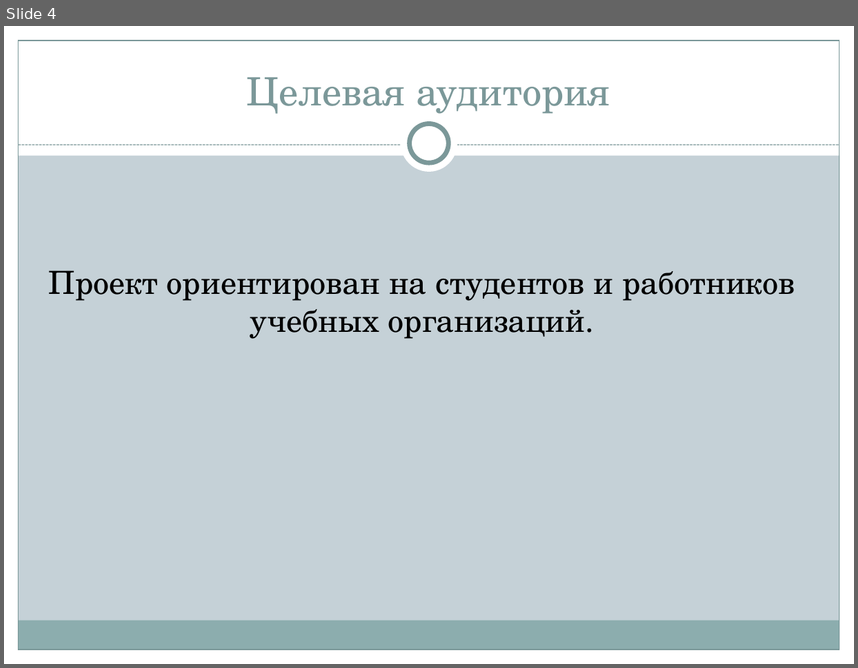
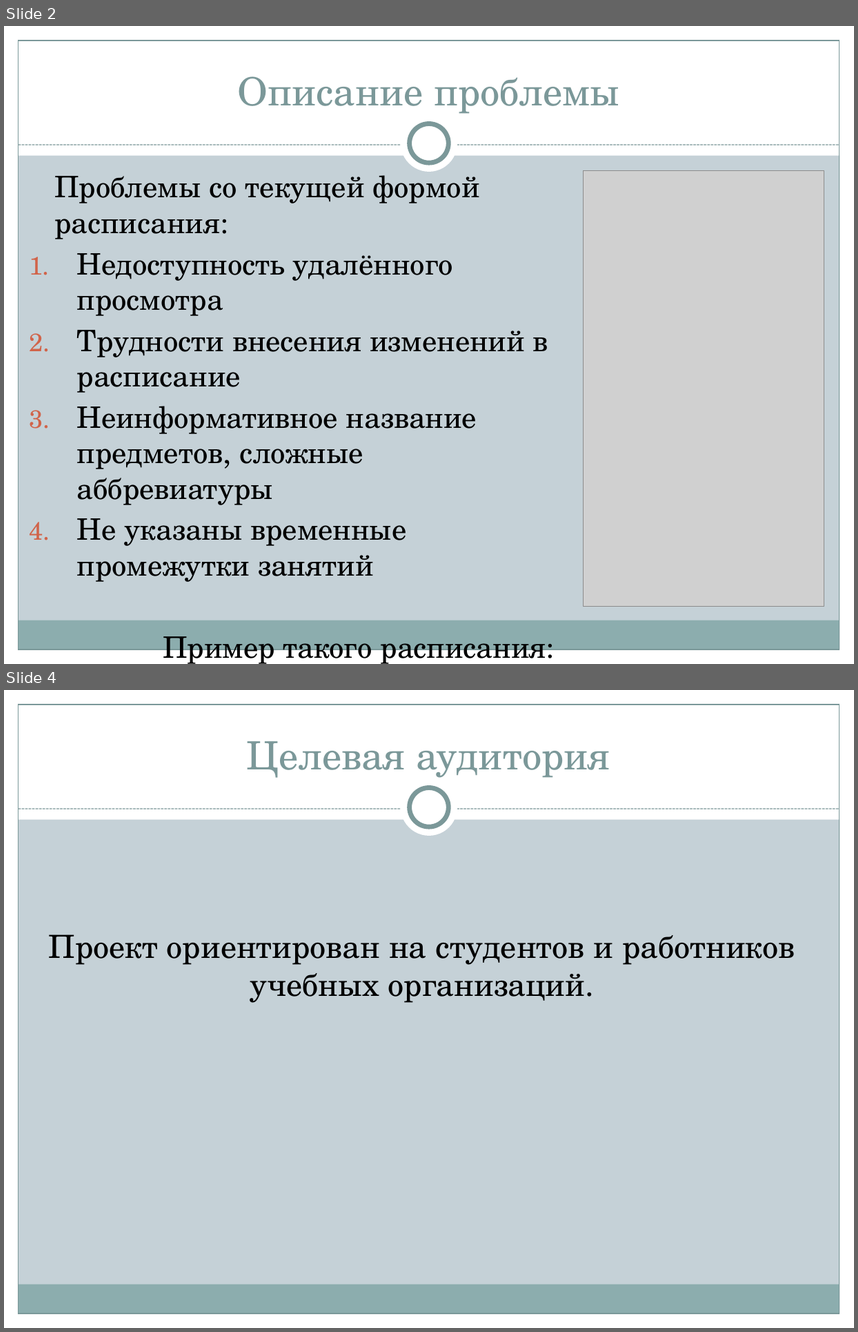
Before and after one commit to asyapfly/istu-lab-upp-2018-2019, a slide deck: Альмакеев_Романов_Касимов_ScheduList/Презентация проекта.pptx. Shown one above the other, each under a label of ours: slide 4 before the commit, slides 2 and 4 after it; the slides between them are not shown. The pictures are 858x668 and 858x1332 pixels, drawn with LibreOffice and Linux fonts; fonts in the diff are those of the drawing; grey boxes stand for pictures. Boxes give left, top, right and bottom in pixels: in the first picture for what was removed or moved away, otherwise in the second. Text is boxed around its words. In the diff, an @@ line names an element or a change of style, - is before the commit and + after.

```diff
--- a/Альмакеев_Романов_Касимов_ScheduList/Презентация проекта.pptx
+++ b/Альмакеев_Романов_Касимов_ScheduList/Презентация проекта.pptx
@@ slide 2 added at [4,26,854,664], background #C5D1D7; not listed: 9 template elements that a slide beside it also shows @@
@@ title added at [238,76,619,114], 33 pt, text #7C999A @@
+Описание проблемы
@@ text added at [54,169,548,664], 25 pt, text #000000 @@
+Проблемы со текущей формой расписания:
+1. Недоступность удалённого просмотра
+2. Трудности внесения изменений в расписание
+3. Неинформативное название предметов, сложные аббревиатуры
+4. Не указаны временные промежутки занятий
+Пример такого расписания:
@@ picture added at [583,170,824,606] @@
```
Also in this commit, not shown: 1 slide changed, 2 other slides added, 3 slides removed, 1 other file.
